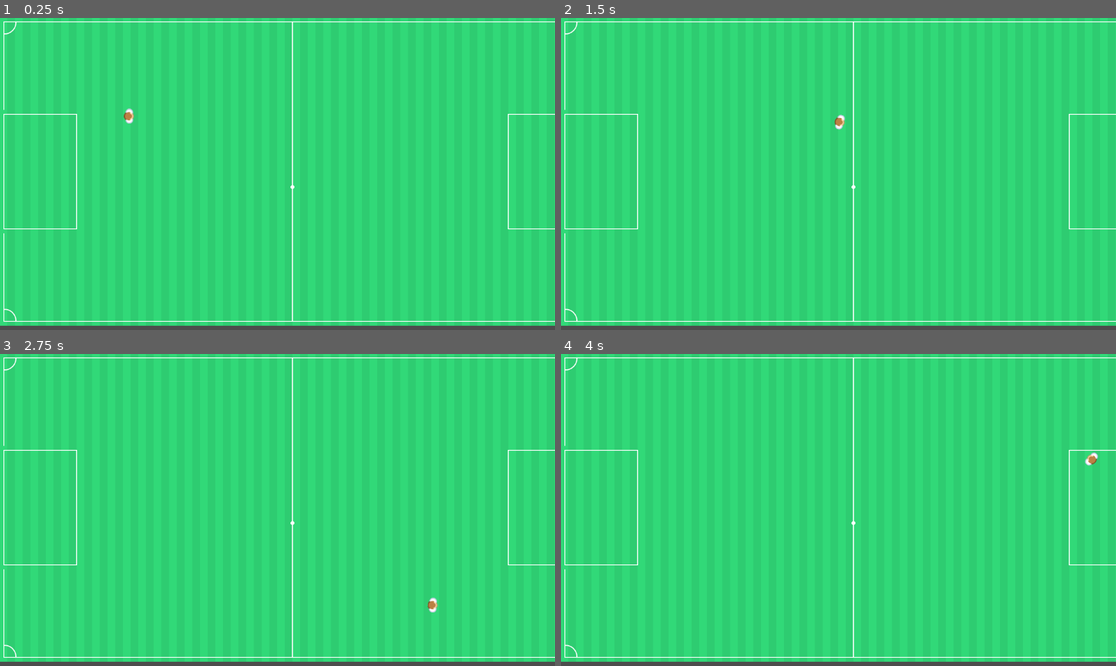
Above: before the commit, frames 1-4 (two rows, left to right).
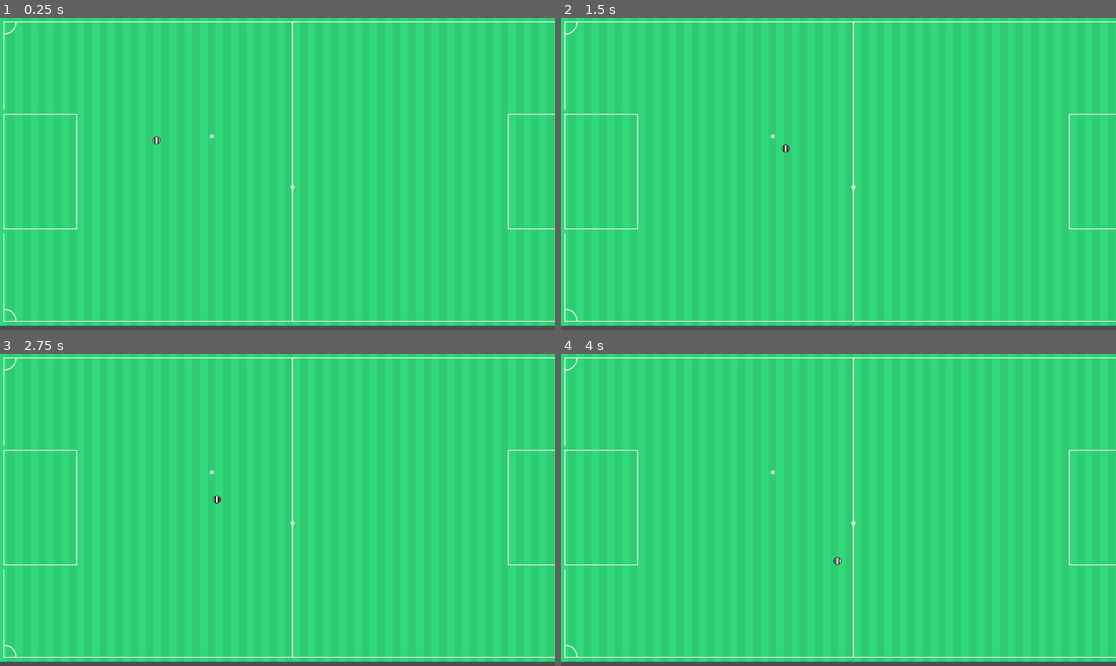
Above: after the commit, the same moments.

Repository: vikkio88/appalla
Game: Godot game, scene res://scenes/Match.tscn
Two runs of this game, one before a commit and one after it. Both use one fixed random seed, a clock stepped at 60 frames per second and the inputs below.
Inputs (mouse positions are in pixels of both pictures, inside the frame that each line leads up to):
- Up to frame 1 (0.25 s): no input
- Up to frame 2 (1.5 s): tap Enter at 0.5 s; move the mouse to (960, 158) at 0.52 s; hold Right (ui_right) 0.53-1.28 s; click (960, 158) at 0.6 s; move the mouse to (727, 189) at 1.27 s; hold Down (ui_down) from 1.28 s (still down); click (727, 189) at 1.35 s
- Up to frame 3 (2.75 s): move the mouse to (333, 441) at 2.02 s; release Down (ui_down) at 2.03 s; hold Right (ui_right) from 2.03 s (still down); click (333, 441) at 2.1 s
- Up to frame 4 (4 s): move the mouse to (810, 572) at 2.77 s; release Right (ui_right) at 2.78 s; hold Up (ui_up) 2.78-3.53 s; click (810, 572) at 2.85 s; move the mouse to (1005, 556) at 3.52 s; hold Left (ui_left) from 3.53 s (still down); click (1005, 556) at 3.6 s

The runs differ from the first frame. In frame 1, 0.1% of the frame differs, in the area x 22-39%, y 28-41%; in frame 2, 0.1%; in frame 3, 0.1%; in frame 4, 0.1%.

Commit message:
movements

Diff:
--- /dev/null
+++ b/models/Ball.tscn
@@ -0,0 +1,25 @@
+[gd_scene load_steps=5 format=3 uid="uid://bw65aj61jo6am"]
+
+[ext_resource type="Texture2D" uid="uid://buv0nin804olc" path="res://assets/sprites/ball.png" id="1_6oxlb"]
+[ext_resource type="Script" uid="uid://dojne5or4cvhn" path="res://models/ball.gd" id="1_a0r7x"]
+
+[sub_resource type="CircleShape2D" id="CircleShape2D_6vsaw"]
+radius = 11.0
+
+[sub_resource type="CircleShape2D" id="CircleShape2D_a0r7x"]
+
+[node name="Ball" type="CharacterBody2D" groups=["ball"]]
+script = ExtResource("1_a0r7x")
+
+[node name="detection" type="Area2D" parent="."]
+
+[node name="CollisionShape2D" type="CollisionShape2D" parent="detection" groups=["ball"]]
+shape = SubResource("CircleShape2D_6vsaw")
+
+[node name="CollisionShape2D" type="CollisionShape2D" parent="."]
+shape = SubResource("CircleShape2D_a0r7x")
+
+[node name="Sprite2D" type="Sprite2D" parent="."]
+texture = ExtResource("1_6oxlb")
+
+[connection signal="body_entered" from="detection" to="." method="_on_detection_body_entered"]
--- a/models/Player.tscn
+++ b/models/Player.tscn
@@ -1,15 +1,16 @@
 [gd_scene load_steps=4 format=3 uid="uid://bq5b1vqhu0asi"]
 
 [ext_resource type="Script" uid="uid://bdiwsva8mkvjs" path="res://models/player.gd" id="1_1nmpv"]
-[ext_resource type="Texture2D" uid="uid://bifmtv1mqeyx4" path="res://assets/sprites/whiteplayer.png" id="2_31urc"]
+[ext_resource type="Texture2D" uid="uid://con5kedtocvel" path="res://assets/sprites/shirt.png" id="2_1nmpv"]
 
-[sub_resource type="CapsuleShape2D" id="CapsuleShape2D_0pj32"]
+[sub_resource type="CircleShape2D" id="CircleShape2D_31urc"]
+radius = 17.0
 
 [node name="Player" type="CharacterBody2D"]
 script = ExtResource("1_1nmpv")
 
 [node name="sprite" type="Sprite2D" parent="."]
-texture = ExtResource("2_31urc")
+texture = ExtResource("2_1nmpv")
 
 [node name="collider" type="CollisionShape2D" parent="."]
-shape = SubResource("CapsuleShape2D_0pj32")
+shape = SubResource("CircleShape2D_31urc")
--- /dev/null
+++ b/models/ball.gd
@@ -0,0 +1,25 @@
+extends CharacterBody2D
+
+const FRICTION := 2000.0
+const PUSH_FORCE := 600.0
+const MIN_SPEED := 1.0
+
+func stop():
+	velocity = Vector2.ZERO
+
+func _on_detection_body_entered(body: Node2D) -> void:
+	if body.is_in_group("ball"):
+		return
+
+	if body is CharacterBody2D:
+		var player_direction = -1 if body.velocity.x < 0 else 1
+		position = body.position + Vector2(player_direction * 5,0)
+		var direction :Vector2 = (get_global_mouse_position() - global_position).normalized()
+		velocity = direction * PUSH_FORCE
+
+
+func _physics_process(delta: float) -> void:
+	if velocity.length() > 0.0:
+		velocity = velocity.move_toward(Vector2.ZERO, FRICTION * delta)
+
+	move_and_slide()
--- a/models/player.gd
+++ b/models/player.gd
@@ -2,23 +2,20 @@
 
 @onready var sprite := $sprite
 
-const MAX_SPEED := 500.0
-const ACCELERATION := 800.0
-const FRICTION := 1800.0
+const MAX_SPEED := 200.0
+const TARGET_NEARBY := 10.0
 
-func _physics_process(delta: float) -> void:
-	var input := Vector2(
-		Input.get_axis("ui_left", "ui_right"),
-		Input.get_axis("ui_up", "ui_down")
-	)
+var target = null
 
-	if input.length() > 0.0:
-		input = input.normalized()
-		velocity = velocity.move_toward(input * MAX_SPEED, ACCELERATION * delta)
+func stop():
+	velocity = Vector2.ZERO
+	target = null
+
+func _physics_process(_delta: float) -> void:
+	if target != null and global_position.distance_to(target) > TARGET_NEARBY:
+		var direction :Vector2= (target - global_position).normalized()
+		velocity = direction * MAX_SPEED
 	else:
-		velocity = velocity.move_toward(Vector2.ZERO, FRICTION * delta)
-
-	if velocity.length() > 0.1:
-		sprite.rotation = velocity.angle()
+		velocity = Vector2.ZERO
 
 	move_and_slide()
--- a/project.godot
+++ b/project.godot
@@ -14,3 +14,24 @@
 run/main_scene="uid://p25mp7oigdfa"
 config/features=PackedStringArray("4.5", "Forward Plus")
 config/icon="res://icon.svg"
+
+[global_group]
+
+ball=""
+
+[input]
+
+Click={
+"deadzone": 0.2,
+"events": [Object(InputEventMouseButton,"resource_local_to_scene":false,"resource_name":"","device":-1,"window_id":0,"alt_pressed":false,"shift_pressed":false,"ctrl_pressed":false,"meta_pressed":false,"button_mask":0,"position":Vector2(0, 0),"global_position":Vector2(0, 0),"factor":1.0,"button_index":1,"canceled":false,"pressed":false,"double_click":false,"script":null)
+]
+}
+Reset={
+"deadzone": 0.2,
+"events": [null, Object(InputEventKey,"resource_local_to_scene":false,"resource_name":"","device":-1,"window_id":0,"alt_pressed":false,"shift_pressed":false,"ctrl_pressed":false,"meta_pressed":false,"pressed":false,"keycode":0,"physical_keycode":82,"key_label":0,"unicode":114,"location":0,"echo":false,"script":null)
+]
+}
+
+[physics]
+
+2d/default_gravity_vector=Vector2(0, 0)
--- a/scenes/Match.tscn
+++ b/scenes/Match.tscn
@@ -1,12 +1,20 @@
-[gd_scene load_steps=3 format=3 uid="uid://p25mp7oigdfa"]
+[gd_scene load_steps=5 format=3 uid="uid://p25mp7oigdfa"]
 
 [ext_resource type="PackedScene" uid="uid://csgxhgdit8yaf" path="res://models/Pitch.tscn" id="1_1w71u"]
+[ext_resource type="Script" uid="uid://hvxe1yrp7yj7" path="res://scenes/match.gd" id="1_tte12"]
 [ext_resource type="PackedScene" uid="uid://bq5b1vqhu0asi" path="res://models/Player.tscn" id="2_d2rnv"]
+[ext_resource type="PackedScene" uid="uid://bw65aj61jo6am" path="res://models/Ball.tscn" id="3_d2rnv"]
 
 [node name="Match" type="Node2D"]
+script = ExtResource("1_tte12")
 
 [node name="Pitch" parent="." instance=ExtResource("1_1w71u")]
 position = Vector2(-1, -1)
 
 [node name="Player" parent="." instance=ExtResource("2_d2rnv")]
-position = Vector2(268, 204)
+position = Vector2(325, 254)
+scale = Vector2(0.5, 0.5)
+
+[node name="Ball" parent="." instance=ExtResource("3_d2rnv")]
+position = Vector2(440, 246)
+scale = Vector2(0.5, 0.5)
--- /dev/null
+++ b/scenes/match.gd
@@ -0,0 +1,17 @@
+extends Node2D
+
+@onready var selected_player:Node2D = $Player;
+@onready var ball:Node2D = $Ball;
+
+
+# Called every frame. 'delta' is the elapsed time since the previous frame.
+func _process(_delta: float) -> void:
+
+	if Input.is_action_just_released("Reset"):
+		ball.stop()
+		selected_player.stop()
+		ball.position = Vector2(450,250)
+		selected_player.position = Vector2(450, 100)
+
+	if Input.is_action_just_released("Click"):
+		selected_player.target = get_global_mouse_position()
Binary file added: assets/sprites/ball.png
Binary file added: assets/sprites/shirt.aseprite
Binary file added: assets/sprites/shirt.png
Not shown, added: models/ball.gd.uid
Not shown, added: scenes/match.gd.uid
